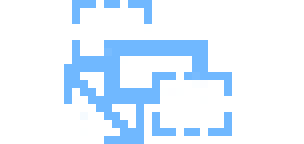
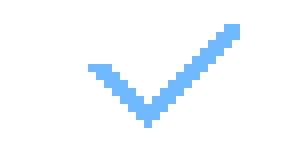
The second 304 x 144 image is a revision of the first. Changes to its layers:
added layer "valid" in group "boutons" over [88, 24, 240, 128]
hid "scalezlink" over [64, 0, 232, 144]
